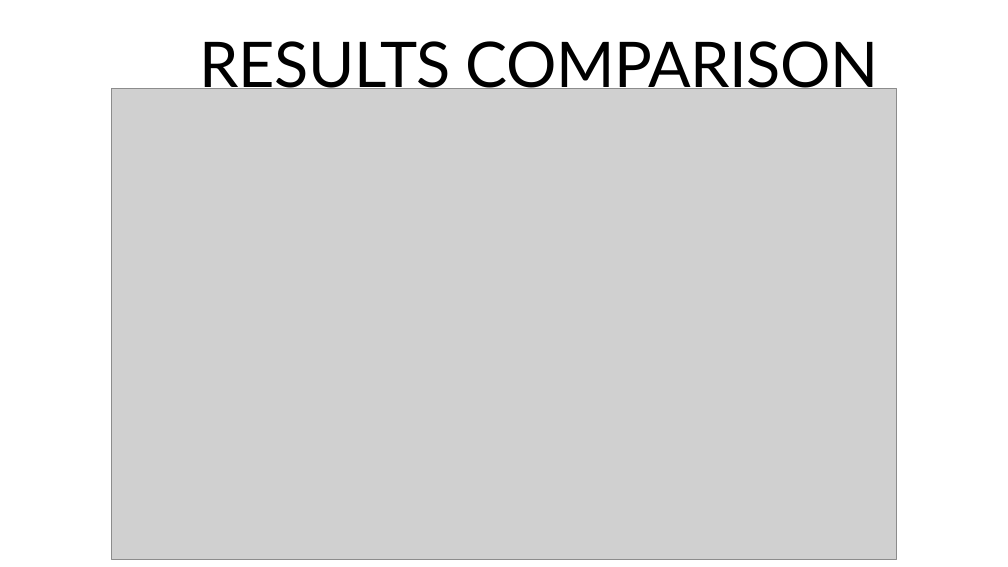
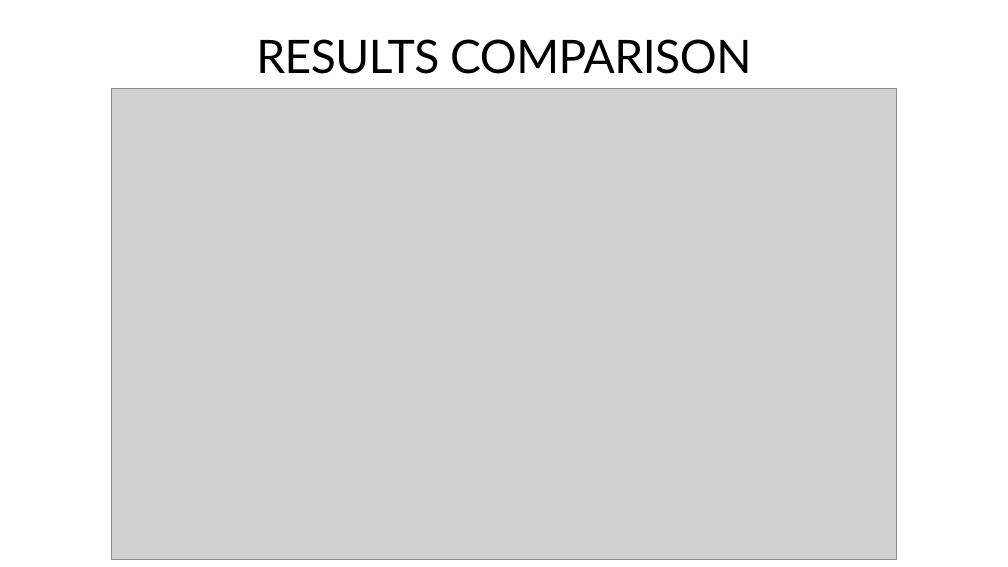
Before and after one commit to salor02/assignment-HPC, a slide deck: slide 5 of assignment-1/ATAX Problem Optimization.pptx. Drawn at 1008x567 pixels with LibreOffice and Linux fonts; fonts in the diff are those of the drawing; grey boxes stand for pictures. Boxes give left, top, right and bottom in pixels: in the first picture for what was removed or moved away, otherwise in the second. Text is boxed around its words. In the diff, an @@ line names an element or a change of style, - is before the commit and + after.

```diff
--- a/assignment-1/ATAX Problem Optimization.pptx
+++ b/assignment-1/ATAX Problem Optimization.pptx
@@ title "RESULTS COMPARISON": place and size @@
-title "RESULTS COMPARISON" at [200,41,879,99]
+title "RESULTS COMPARISON" at [256,39,751,74]
@@ title "RESULTS COMPARISON" at [256,39,751,74]: size 60 to 44 pt @@
```
Also in this commit, not shown: 2 other slides changed, 2 slides added, 1 slide removed.
